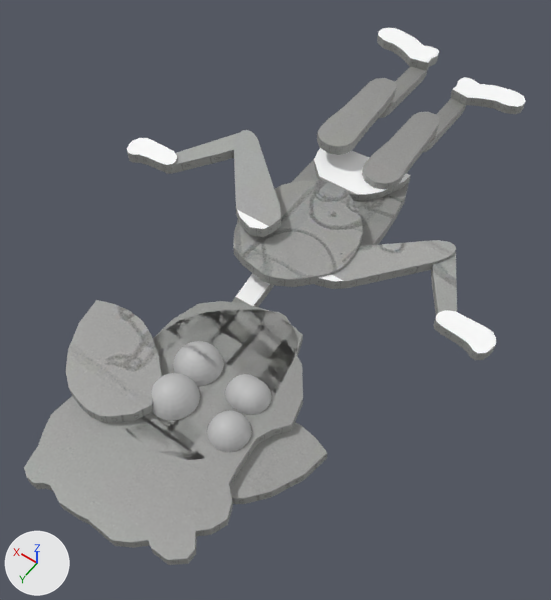
The FBX model Assets/Models/Personas_Model.fbx: old version first, new version second.
Camera for both pictures: a camera (50 mm lens) standing at (-2.61, 7.11, 5.15) and looking at (-0.16, 3.67, -0.26). Lighting does not change. The marker at lower left points along +X, +Y and +Z. Where no turn or scale is listed for an object, it has been applied to the vertices.

Objects in the first picture: 'Arm_L_Low', 'Arm_L_Upper', 'Arm_R_Low', 'Arm_R_Upper', 'Cabeza_01', 'Cabeza_02', 'Cabeza_03', 'Coleta_L', 'Coleta_R', 'Cuello', 'Hand_L', 'Hand_R', 'Leg_L_Upper', 'Leg_R_Upper', 'Torso_Low.001', 'Torso_Mid', 'Torso_Upper'.
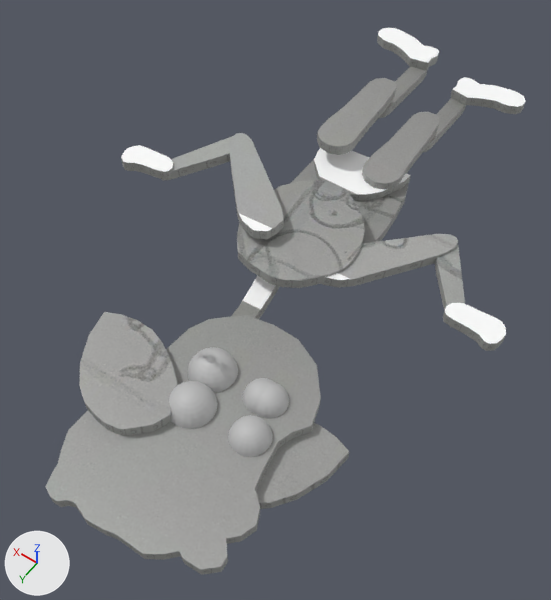
Changed parts and their boxes [x1, y1, x2, y2] in the pictures (551 x 600 px):
'Cabeza_01', moved, turned: before [24, 355, 303, 565]; after [45, 315, 321, 575]
'Coleta_R', moved, turned: before [66, 300, 162, 423]; after [79, 312, 178, 436]
'Torso_Upper', moved, turned: before [233, 180, 363, 287]; after [237, 180, 365, 288]
'Cabeza_02', hidden: before [113, 301, 303, 462]
'Coleta_L', moved, turned: before [230, 422, 327, 504]; after [256, 423, 349, 509]
'Cabeza_03', hidden: before [119, 309, 298, 460]
'Arm_L_Upper', moved, turned: before [315, 240, 456, 289]; after [322, 234, 458, 288]
'Arm_R_Upper', moved, turned: before [234, 130, 281, 237]; after [229, 133, 284, 239]
'Ojo_1_R_Exterior', moved, turned: before [152, 373, 200, 421]; after [169, 381, 218, 429]
'Hand_L', moved, turned: before [433, 310, 496, 360]; after [443, 303, 506, 351]
'Ojo_1_L_Exterior', moved, turned: before [207, 410, 252, 452]; after [228, 415, 273, 457]
'Ojo_2_R_Exterior', moved, turned: before [173, 344, 218, 386]; after [192, 347, 238, 383]
'Arm_L_Low', moved, turned: before [431, 252, 457, 335]; after [435, 244, 465, 327]
'Hand_R', moved, turned: before [127, 138, 177, 173]; after [121, 145, 173, 180]
'Arm_R_Low', moved, turned: before [165, 133, 239, 174]; after [162, 136, 233, 181]
'Ojo_3_L_Exterior', moved, turned: before [237, 379, 271, 415]; after [255, 382, 289, 418]
'Ojo_3_R_Exterior', moved, turned: before [180, 341, 224, 377]; after [188, 355, 234, 393]
'Cuello', moved, turned: before [232, 273, 274, 307]; after [231, 275, 280, 319]
'Ojo_2_L_Exterior', moved, turned: before [225, 374, 258, 409]; after [243, 378, 274, 413]

What the commit changed:
Object 'Cabeza_02' (ob_cabeza_02) moves from (-0.3, 4.8, 0.05) to (-0.43, 4.77, 0.05).
Object 'Cabeza_02' (ob_cabeza_02) turns from (90, 0, 0) to (90, 0, 4) degrees about x, y and z.
Object 'Cabeza_02' (ob_cabeza_02) is now hidden.
Object 'Arm_L_Low' (ob_arm_l_low) moves from (-1.4, 2.95, 0.12) to (-1.4, 2.85, 0.12).
Object 'Arm_L_Low' (ob_arm_l_low) turns from (90, 0, 0) to (90, 0, 4) degrees about x, y and z.
Object 'Arm_L_Upper' (ob_arm_l_upper) moves from (-0.81, 3.09, 0.15) to (-0.82, 3.03, 0.15).
Object 'Arm_L_Upper' (ob_arm_l_upper) turns from (90, 0, 0) to (90, 0, 4) degrees about x, y and z.
Object 'Torso_Upper' (ob_torso_upper) moves from (-0.08, 3.19, 0.18) to (-0.1, 3.19, 0.18).
Object 'Torso_Upper' (ob_torso_upper) turns from (90, 0, 0) to (90, 0, 4) degrees about x, y and z.
Object 'Cabeza_03' (ob_cabeza_03) moves from (-0.34, 4.82, 0.05) to (-0.47, 4.79, 0.05).
Object 'Cabeza_03' (ob_cabeza_03) turns from (90, 0, 0) to (90, 0, 4) degrees about x, y and z.
Object 'Cabeza_03' (ob_cabeza_03) is now hidden.
Object 'Arm_R_Low' (ob_arm_r_low) moves from (1.09, 2.94, 0.32) to (1.08, 3.02, 0.32).
Object 'Arm_R_Low' (ob_arm_r_low) turns from (90, 0, 0) to (90, 0, 4) degrees about x, y and z.
Object 'Cuello' (ob_cuello) moves from (-0.05, 4.05, -0.08) to (-0.13, 4.05, -0.08).
Object 'Cuello' (ob_cuello) turns from (90, 0, 0) to (90, 0, 4) degrees about x, y and z.
Object 'Cabeza_01' (ob_cabeza_01) moves from (-0.35, 5.24, 0.05) to (-0.51, 5.21, 0.05).
Object 'Cabeza_01' (ob_cabeza_01) turns from (90, 0, 0) to (90, 0, 4) degrees about x, y and z.
Object 'Hand_R' (ob_hand_r) moves from (1.5, 3.32, 0.35) to (1.47, 3.42, 0.35).
Object 'Hand_R' (ob_hand_r) turns from (90, 0, 0) to (90, 0, 4) degrees about x, y and z.
Object 'Arm_R_Upper' (ob_arm_r_upper) moves from (0.5, 3.09, 0.34) to (0.49, 3.12, 0.34).
Object 'Arm_R_Upper' (ob_arm_r_upper) turns from (90, 0, 0) to (90, 0, 4) degrees about x, y and z.
Object 'Hand_L' (ob_hand_l) moves from (-1.79, 3.32, 0.15) to (-1.81, 3.2, 0.15).
Object 'Hand_L' (ob_hand_l) turns from (90, 0, 0) to (90, 0, 3.2) degrees about x, y and z.
